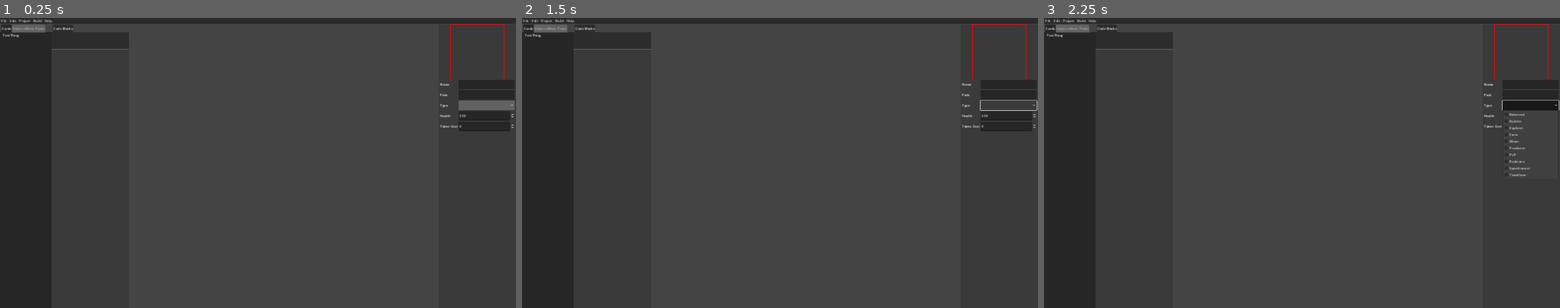
Above: before the commit, frames 1-3 (left to right).
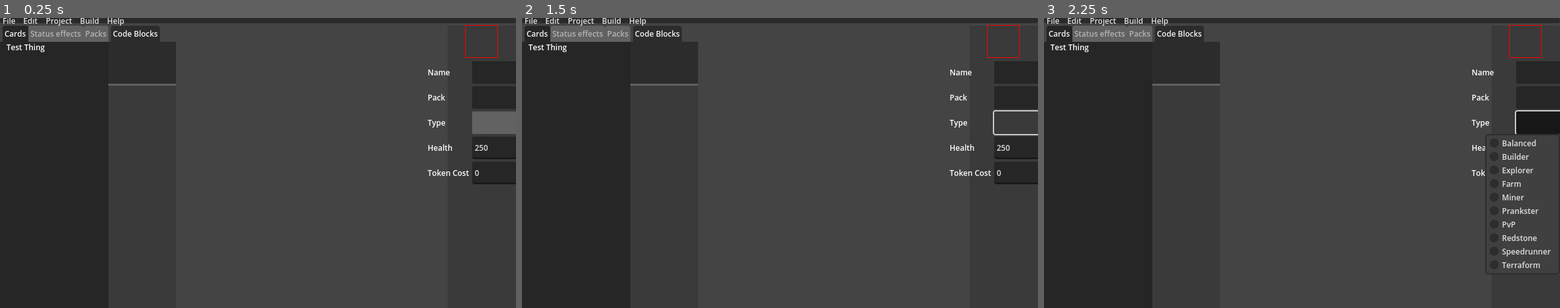
Above: after the commit, the same moments.

Repository: Tyrannicodin/card-creator
Game: Godot game, scene res://scenes/editor.tscn
Two runs of this game, one before a commit and one after it. Both use one fixed random seed, a clock stepped at 60 frames per second and the inputs below. The project has no main scene, so this scene is started directly.
Inputs (mouse positions are in pixels of both pictures, inside the frame that each line leads up to; where the layout moved, square brackets give the same spot in the first picture):
- Up to frame 1 (0.25 s): no input
- Up to frame 2 (1.5 s): click (1027, 122) [1007, 105] at 0.5 s; click (1027, 122) [1007, 105] at 1.25 s
- Up to frame 3 (2.25 s): click (1549, 122) [1529, 105] at 2 s

The runs differ from the first frame. In frame 1, 3.3% of the frame differs, in the area x 0-100%, y 0-58%; in frame 2, 2.5%; in frame 3, 3.7%, in the area x 0-100%, y 0-87%.

Commit message:
Adjust settings and card placeholder

Diff:
--- a/project.godot
+++ b/project.godot
@@ -15,13 +15,15 @@
 config/features=PackedStringArray("4.1", "GL Compatibility")
 config/icon="res://icon.svg"
 config/version="v0.0.0"
+"<<<<<<<Updatedupstream[display]window/size/viewport_width"=1920
+window/size/viewport_height=1080
+window/size/mode=2
+window/stretch/mode="canvas_items"
+window/size/viewport_width=1920
 
 [display]
 
-window/size/viewport_width=1920
-window/size/viewport_height=1080
 window/size/mode=2
-window/stretch/mode="canvas_items"
 
 [dotnet]
 
--- a/scenes/editor.tscn
+++ b/scenes/editor.tscn
@@ -154,7 +154,7 @@
 size_flags_horizontal = 10
 
 [node name="CardPlaceholder" type="ReferenceRect" parent="VBoxContainer/MainEditor/Panel/VBoxContainer"]
-custom_minimum_size = Vector2(200, 200)
+custom_minimum_size = Vector2(50, 50)
 layout_mode = 2
 size_flags_horizontal = 4
 size_flags_vertical = 4
Not shown: 1 places in assets/themes/main_theme.tres that only renumber resources
Not shown: 1 places in assets/themes/main_theme_light.tres that only renumber resources
Not shown: 1 places in scenes/editor.tscn that only renumber resources
